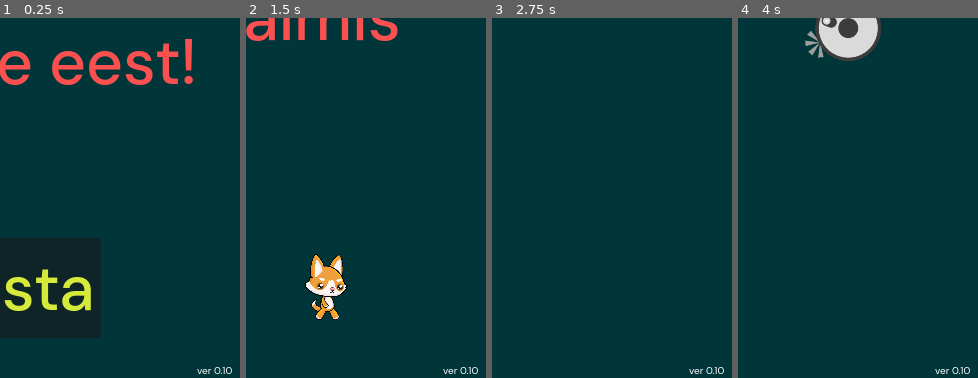
Above: before the commit, frames 1-4 (left to right).
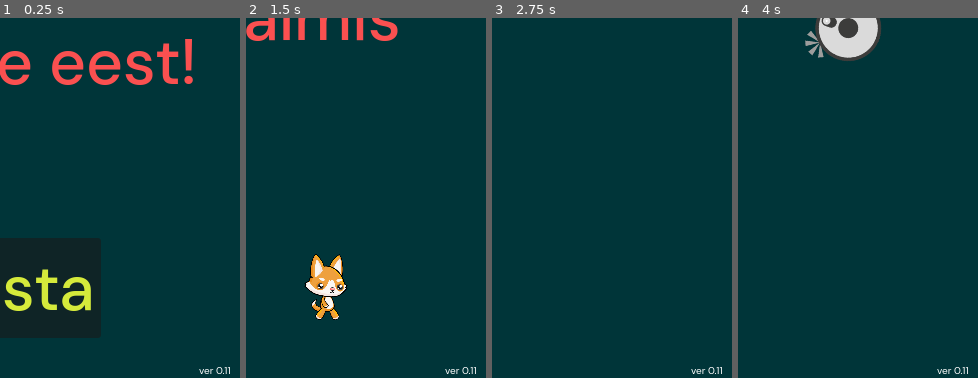
Above: after the commit, the same moments.

Repository: taunoe/2d-demo-game
Game: Godot game, scene res://main.tscn
Same seed, same stepped clock (60 frames per second), same inputs: the game is played once before the commit and once after it.
Inputs (mouse positions are % of the whole screen's width and height, from its top left):
- Up to frame 1 (0.25 s): no input
- Up to frame 2 (1.5 s): click "Alusta" at 0.5 s; move the mouse to (72, 45) at 1.27 s; hold Right (move_right) from 1.28 s (still down)
- Up to frame 3 (2.75 s): move the mouse to (30, 55) at 2.02 s; release Right (move_right) at 2.03 s; hold Down (move_down) from 2.03 s (still down)
- Up to frame 4 (4 s): move the mouse to (60, 28) at 2.77 s; release Down (move_down) at 2.78 s; hold Right (move_right) 2.78-3.53 s; move the mouse to (45, 70) at 3.52 s; hold Up (move_up) from 3.53 s (still down)
The pictures show only the part of the screen within x 50-100%, y 50-100%; the shares and areas given below are measured in that part.

The runs differ from the first frame. In frame 1, 0.2% of the frame differs, in the area x 82-97%, y 96-99%; in frame 2, 0.2%; in frame 3, 0.2%; in frame 4, 0.2%.

Commit message:
ver 0.11

Diff:
--- a/HUD/ui.tscn
+++ b/HUD/ui.tscn
@@ -117,7 +117,7 @@
 grow_vertical = 0
 theme_override_fonts/font = ExtResource("3_528dp")
 theme_override_font_sizes/font_size = 10
-text = "ver 0.10"
+text = "ver 0.11"
 horizontal_alignment = 1
 vertical_alignment = 2
 
--- a/main.gd
+++ b/main.gd
@@ -41,13 +41,13 @@
 
 
 func game_over() -> void:
-	print("game_over")
+	$Music.stop()
+	$DeathSound.play()
 	$ScoreTimer.stop()
 	$ToivoTimer.stop()
 	$GinTimer.stop()
 	$HUD.show_game_over()
-	$Music.stop()
-	$DeathSound.play()
+
 
 # start game signal
 func new_game():
@@ -71,6 +71,12 @@
 func _on_score_timer_timeout() -> void:
 	score += 1
 	$HUD.update_score(score)
+
+	# Muudo uute toivode tulek kiiremaks
+	if score > 50:
+		$ToivoTimer.set_wait_time(0.5)
+	if score > 100:
+		$ToivoTimer.set_wait_time(0.4)
 
 func _on_toivo_timer_timeout() -> void:
 	# Create a new instance of the Mob scene.
@@ -119,5 +125,6 @@
 func on_gin_collected() -> void:
 	print("on_gin_collected")
 	lives += 1
+	score += 5
 	$HUD.update_lives(lives)
 	$GinSound.play()
